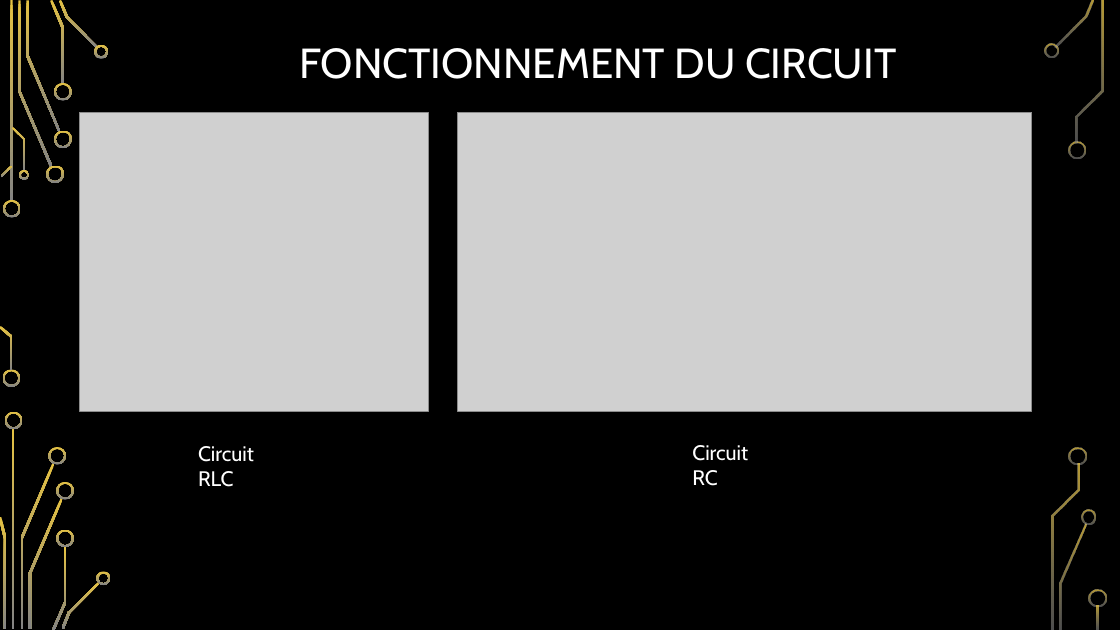
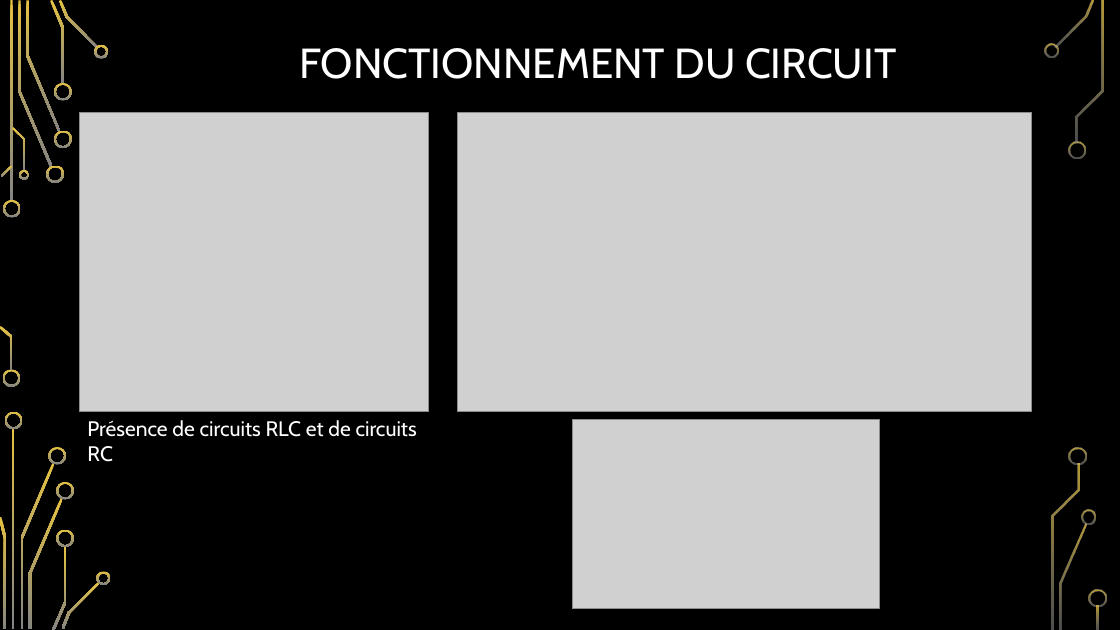
Before and after one commit to Theogorath/Projet-Smart-Patate, a slide deck: slide 3 of Rapport de projet patate.pptx. Drawn at 1120x630 pixels with LibreOffice and Linux fonts; fonts in the diff are those of the drawing; grey boxes stand for pictures; background and template pictures are left out. Boxes give left, top, right and bottom in pixels: in the first picture for what was removed or moved away, otherwise in the second. Text is boxed around its words. In the diff, an @@ line names an element or a change of style, - is before the commit and + after.

```diff
--- a/Rapport de projet patate.pptx
+++ b/Rapport de projet patate.pptx
@@ picture added at (x1=572, y1=419, x2=879, y2=608) @@
@@ text at (x1=87, y1=420, x2=417, y2=462): text changed @@
-Circuit RLC
+Présence de circuits RLC et de circuits RC
@@ text removed at (x1=692, y1=445, x2=748, y2=486) @@
-Circuit RC
```
Also in this commit, not shown: 1 other slide changed, 1 other file.
